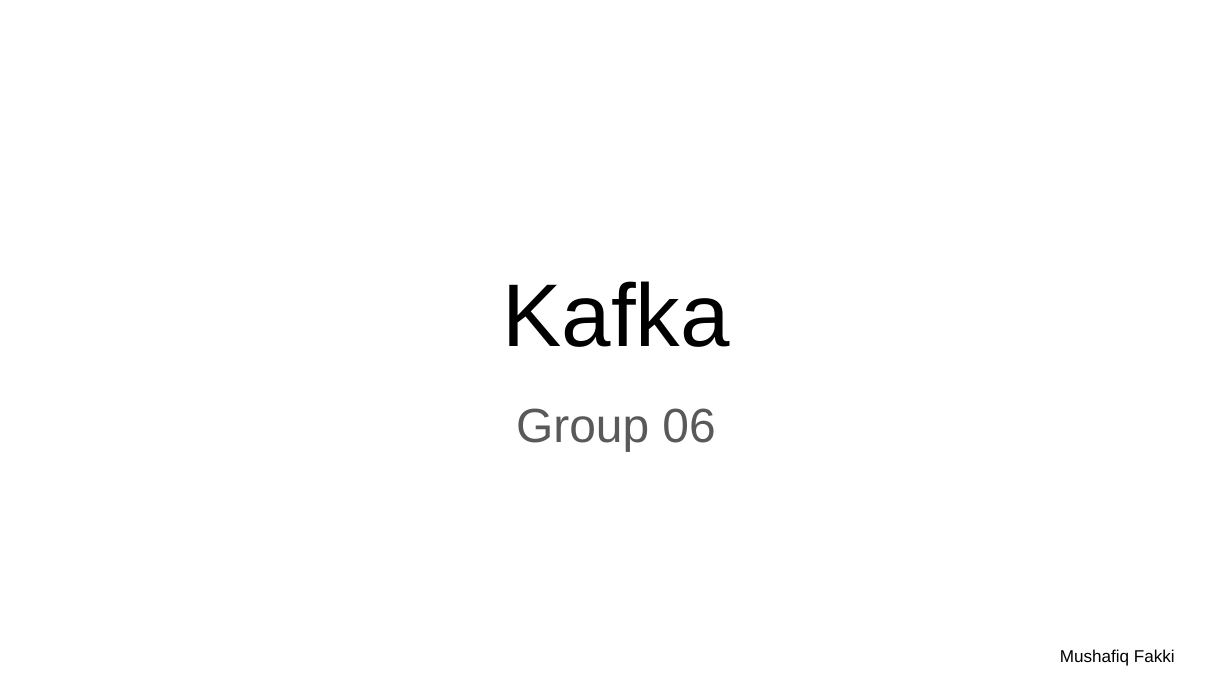
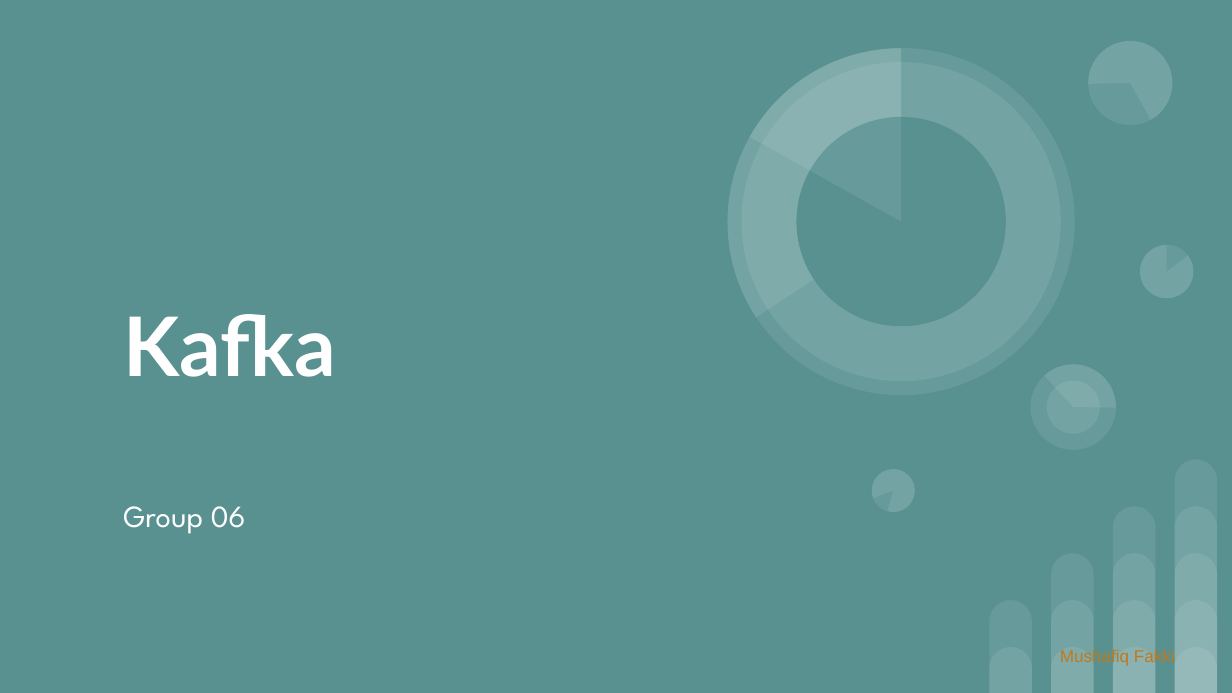
Before and after one commit to AnkitPrakash687/kafka-group06, a slide deck: slide 1 of docs/Group 6 Kafka.pptx. Drawn at 1232x693 pixels with LibreOffice and Linux fonts; fonts in the diff are those of the drawing. Boxes give left, top, right and bottom in pixels: in the first picture for what was removed or moved away, otherwise in the second. Text is boxed around its words. In the diff, an @@ line names an element or a change of style, - is before the commit and + after.

```diff
--- a/docs/Group 6 Kafka.pptx
+++ b/docs/Group 6 Kafka.pptx
@@ background #FFFFFF to #599191 @@
@@ title "Kafka": place and size @@
-title "Kafka" at (502,281,729,347)
+title "Kafka" at (123,314,336,377)
@@ title "Kafka" at (123,314,336,377): size 52 to 48 pt, font Arial to Lato, text colour #000000 to #FFFFFF, bold on; alignment centre to left; vertical alignment bottom to middle @@
@@ group added at (680,0,1193,518): 8 ellipses, 6 pie slice (boxed as its full ellipse)s @@
@@ subtitle "Group 06": place and size @@
-subtitle "Group 06" at (516,408,715,451)
+subtitle "Group 06" at (123,506,246,534)
@@ subtitle "Group 06" at (123,506,246,534): size 28 to 18 pt, font Arial to League Spartan, text colour #595959 to #FFFFFF; alignment centre to left @@
@@ text "Mushafiq Fakki" at (1060,648,1175,666): text colour #000000 to #C0791B @@
@@ group added at (989,460,1217,692): 14 round same rects @@
```
Also in this commit, not shown: 14 other slides changed, 5 slides added, 2 slides removed.
